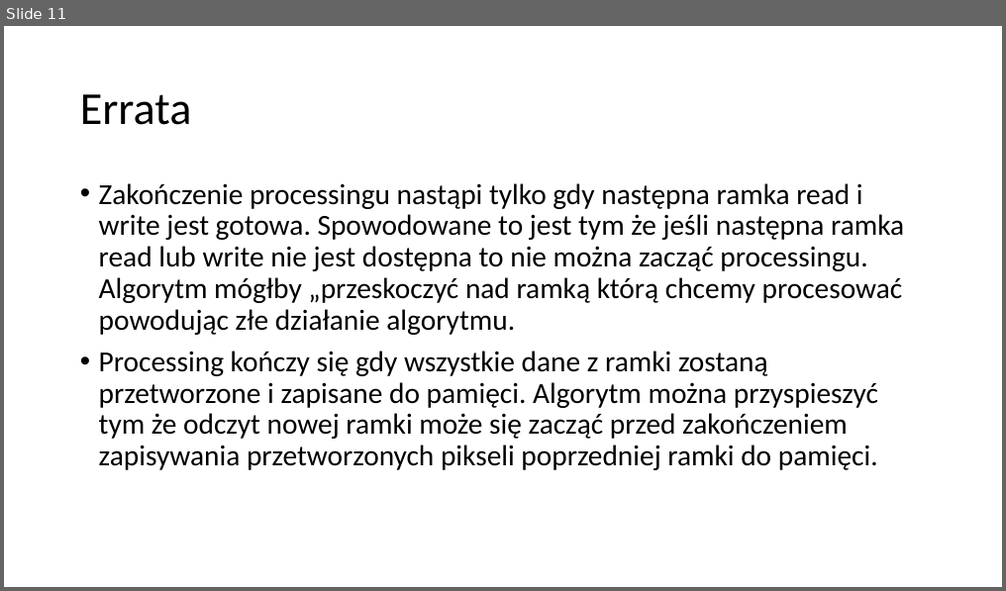
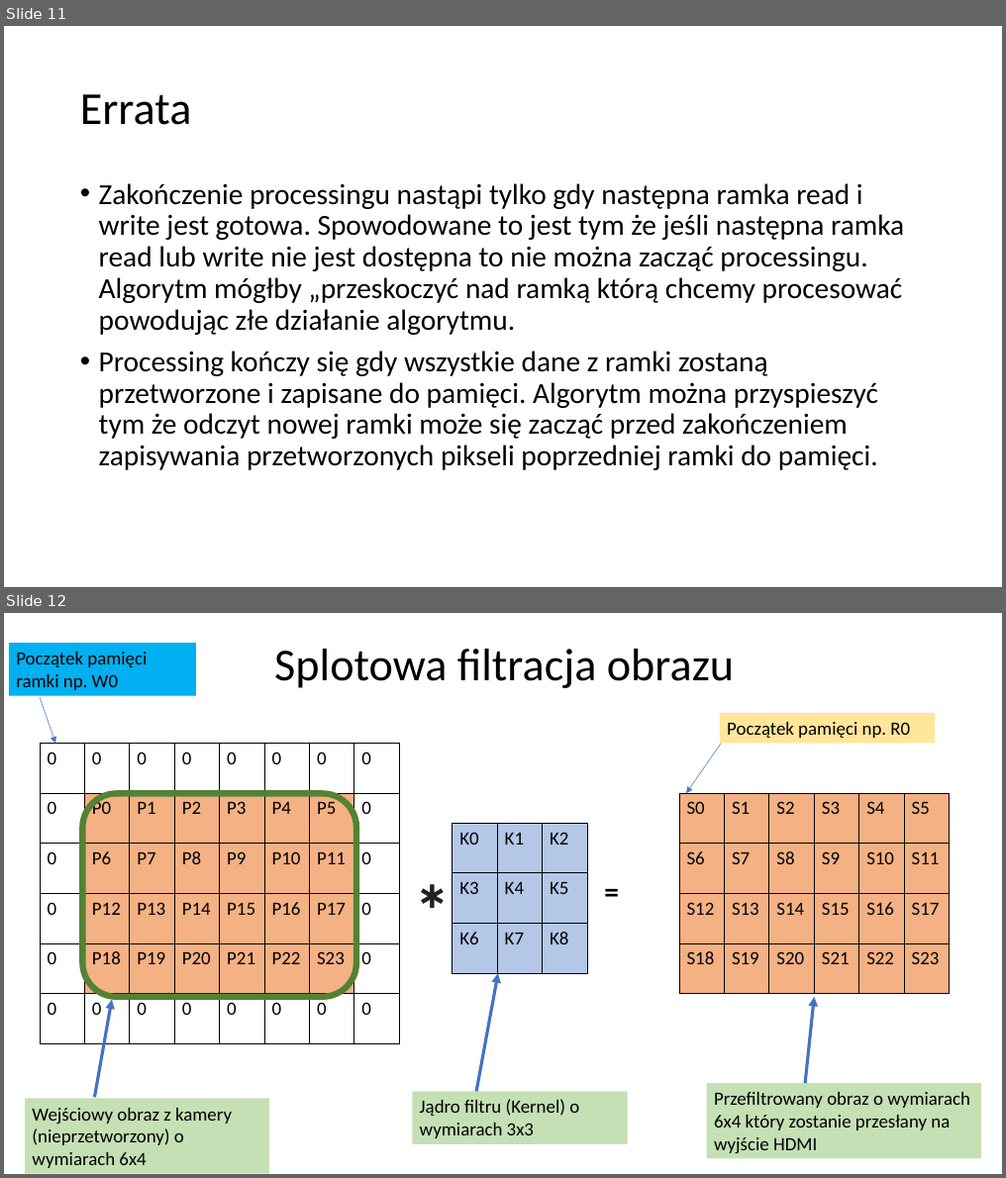
Before and after one commit to rfeiglewicz/SDWP_PROJECT, a slide deck: Prezentacja_splotowa_filtracja_obrazu.pptx. Shown one above the other, each under a label of ours: slide 11 before the commit, slides 11 and 12 after it. The pictures are 1006x591 and 1006x1178 pixels, drawn with LibreOffice and Linux fonts; fonts in the diff are those of the drawing. Boxes give left, top, right and bottom in pixels: in the first picture for what was removed or moved away, otherwise in the second. Text is boxed around its words. In the diff, an @@ line names an element or a change of style, - is before the commit and + after.

```diff
--- a/Prezentacja_splotowa_filtracja_obrazu.pptx
+++ b/Prezentacja_splotowa_filtracja_obrazu.pptx
@@ slide 12 added at box(4, 613, 1002, 1174), background #FFFFFF @@
@@ rectangle added at box(9, 643, 196, 696), fill #00B0F0, 18 pt, text #000000 @@
+Początek pamięci ramki np. W0
@@ title added at box(274, 649, 734, 688), 44 pt, text #000000 @@
+Splotowa filtracja obrazu
@@ arrow added from (40, 697) to (55, 744), #4472C4 0.5 pt @@
@@ rectangle added at box(720, 713, 935, 744), fill #FFE699, 18 pt, text #000000 @@
+Początek pamięci np. R0
@@ table added at box(40, 744, 399, 1045), 6 rows, 8 columns @@
+0 | 0 | 0 | 0 | 0 | 0 | 0 | 0
+0 | P0 | P1 | P2 | P3 | P4 | P5 | 0
+0 | P6 | P7 | P8 | P9 | P10 | P11 | 0
+0 | P12 | P13 | P14 | P15 | P16 | P17 | 0
+0 | P18 | P19 | P20 | P21 | P22 | S23 | 0
+0 | 0 | 0 | 0 | 0 | 0 | 0 | 0
@@ arrow added from (721, 744) to (687, 793), #4472C4 0.5 pt @@
@@ rounded rectangle added at box(82, 793, 356, 997), outline #548235 6 pt @@
@@ table added at box(679, 793, 948, 994), 4 rows, 6 columns @@
+S0 | S1 | S2 | S3 | S4 | S5
+S6 | S7 | S8 | S9 | S10 | S11
+S12 | S13 | S14 | S15 | S16 | S17
+S18 | S19 | S20 | S21 | S22 | S23
@@ table added at box(452, 823, 587, 973), 3 rows, 3 columns @@
+K0 | K1 | K2
+K3 | K4 | K5
+K6 | K7 | K8
@@ text added at box(409, 867, 443, 921), 36 pt, text #202124, bold @@
+∗
@@ text added at box(597, 869, 627, 912), 28 pt, text #000000, bold @@
+=
@@ arrow added from (476, 1091) to (498, 973), #4472C4 3 pt @@
@@ arrow added from (805, 1084) to (814, 997), #4472C4 3 pt @@
@@ arrow added from (94, 1097) to (112, 1000), #4472C4 3 pt @@
@@ rectangle added at box(707, 1084, 982, 1159), fill #C5E0B4, 18 pt, text #000000 @@
+Przefiltrowany obraz o wymiarach 6x4 który zostanie przesłany na wyjście HDMI
@@ rectangle added at box(25, 1099, 269, 1174), fill #C5E0B4, 18 pt, text #000000 @@
+Wejściowy obraz z kamery (nieprzetworzony) o wymiarach 6x4
@@ rectangle added at box(412, 1091, 627, 1145), fill #C5E0B4, 18 pt, text #000000 @@
+Jądro filtru (Kernel) o wymiarach 3x3
```
Also in this commit, not shown: 6 other slides added, 1 slide removed, 2 other files.
